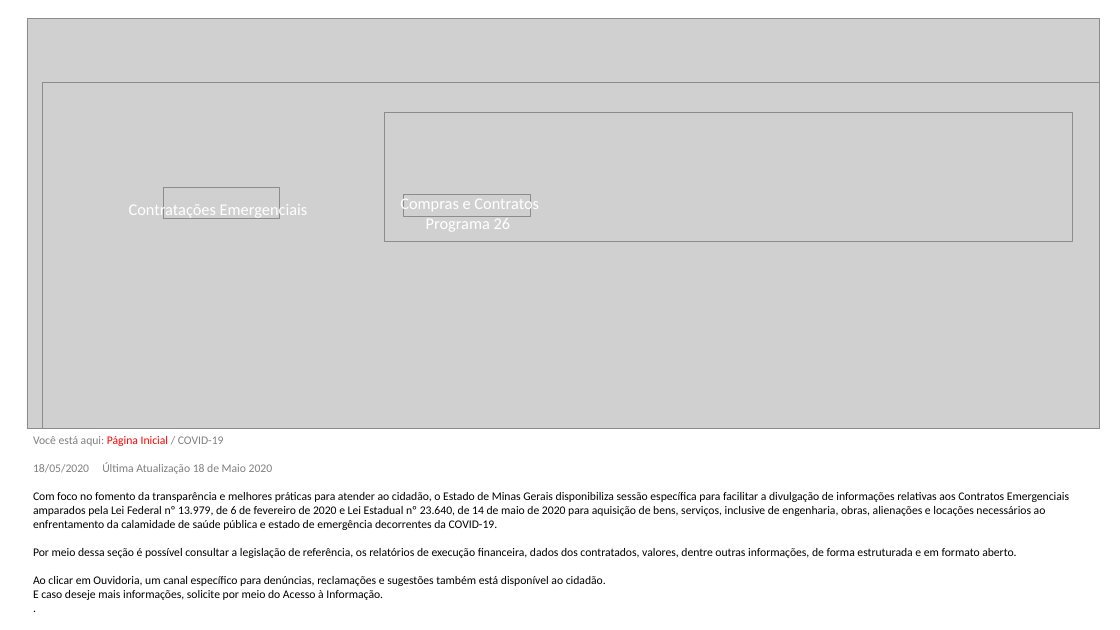
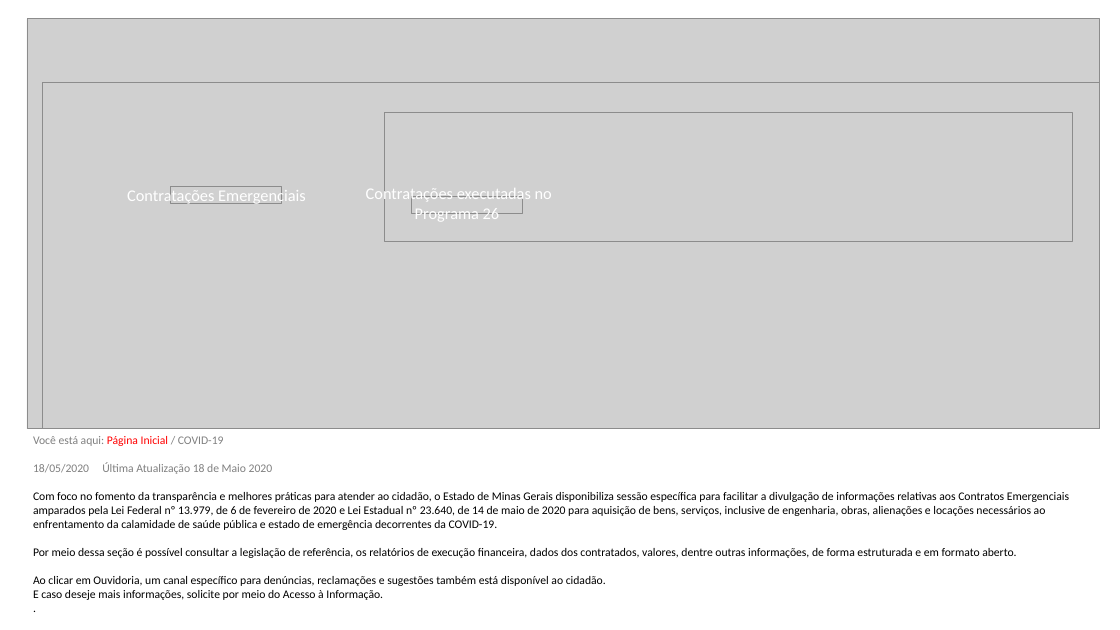
Before and after one commit to transparencia-mg/especificacoes-portal-transparencia, a slide deck: slide 3 of static/pagina-inicial-espec-covid19.pptx. Drawn at 1120x630 pixels with LibreOffice and Linux fonts; fonts in the diff are those of the drawing; grey boxes stand for pictures. Boxes give left, top, right and bottom in pixels: in the first picture for what was removed or moved away, otherwise in the second. Text is boxed around its words. In the diff, an @@ line names an element or a change of style, - is before the commit and + after.

Commit message:
altera-nome-compras-contratos-Programa26

```diff
--- a/static/pagina-inicial-espec-covid19.pptx
+++ b/static/pagina-inicial-espec-covid19.pptx
@@ text "Contratações executadas no": place and size @@
-text "Contratações executadas no" at [400, 196, 539, 231]
+text "Contratações executadas no" at [366, 186, 552, 221]
@@ text "Contratações Emergenciais": place and size @@
-text "Contratações Emergenciais" at [129, 202, 308, 219]
+text "Contratações Emergenciais" at [127, 188, 306, 204]
@@ picture removed at [164, 188, 280, 218] @@
@@ picture added at [171, 187, 281, 203] @@
@@ text at [366, 186, 552, 204]: text changed @@
-Compras e Contratos
+Contratações executadas no
@@ picture: place and size @@
-picture at [404, 195, 531, 217]
+picture at [412, 197, 523, 213]
```
Also in this commit, not shown: 3 other files.
